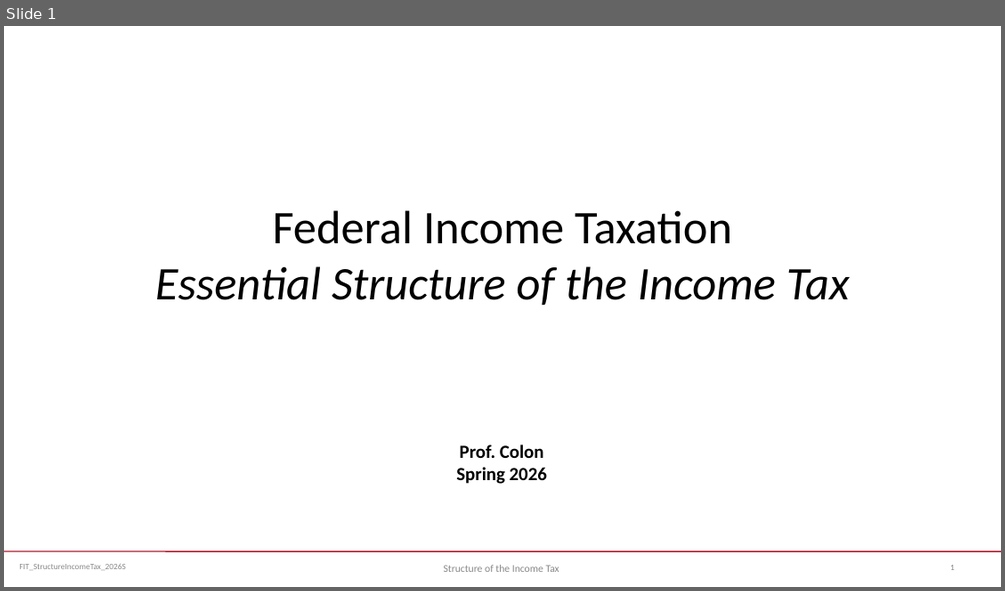
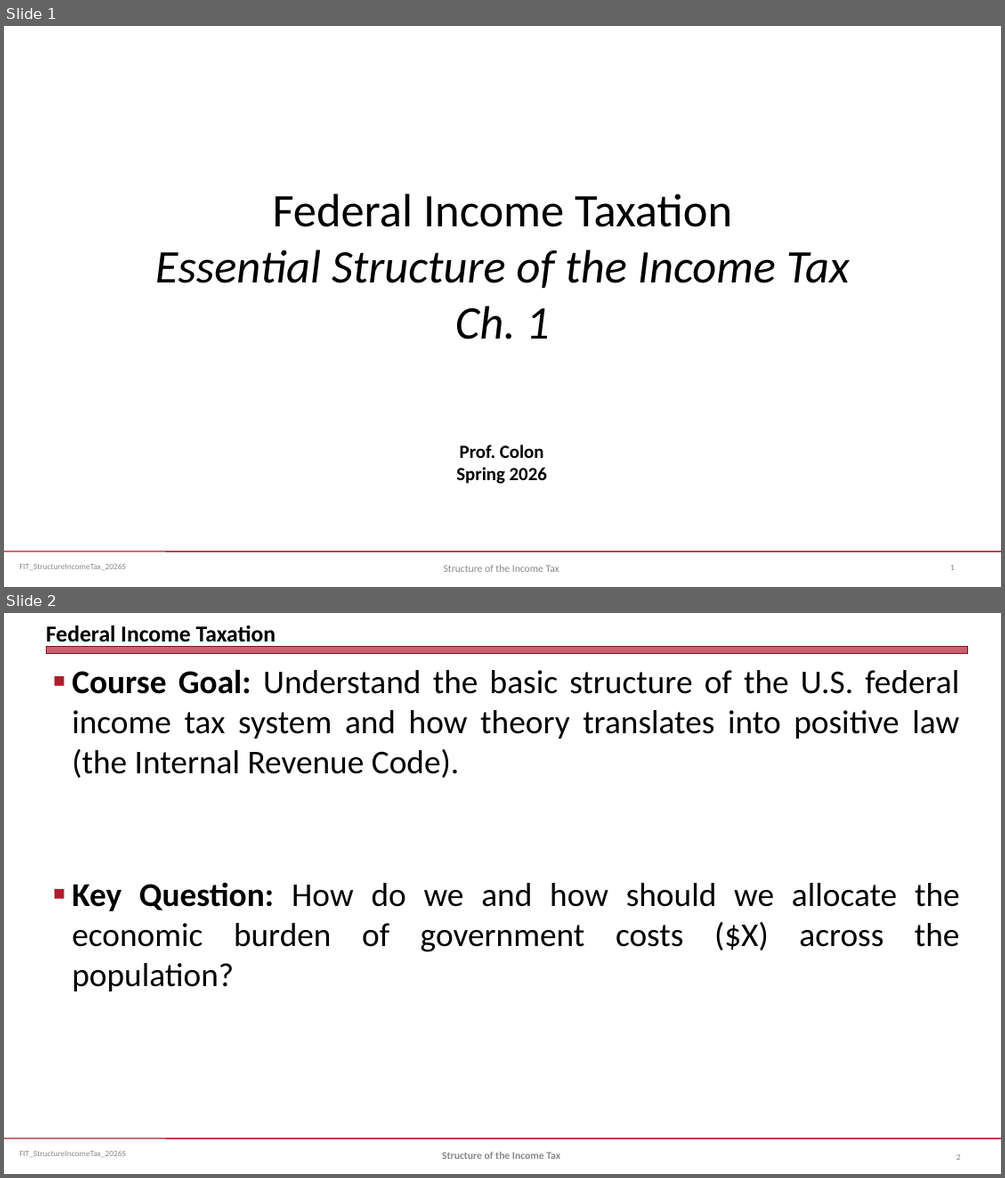
Before and after one commit to jmc877/Fed-Income-Tax, a slide deck: slides/FIT_StructureIncomeTax_2026S.pptx. Shown one above the other, each under a label of ours: slide 1 before the commit, slides 1 and 2 after it. The pictures are 1005x591 and 1005x1178 pixels, drawn with LibreOffice and Linux fonts; fonts in the diff are those of the drawing. Boxes give left, top, right and bottom in pixels: in the first picture for what was removed or moved away, otherwise in the second. Text is boxed around its words. In the diff, an @@ line names an element or a change of style, - is before the commit and + after.

```diff
--- a/slides/FIT_StructureIncomeTax_2026S.pptx
+++ b/slides/FIT_StructureIncomeTax_2026S.pptx
@@ slide 2 added at (4, 613, 1001, 1174), background #FFFFFF; not listed: 2 template elements that a slide beside it also shows @@
@@ title added at (46, 625, 275, 647), 22 pt, text #000000, bold @@
+Federal Income Taxation
@@ rectangle added at (46, 647, 968, 654), fill #B01C2E at 69% opacity, outline #821522 0 pt @@
@@ text added at (72, 669, 960, 991), 32 pt, text #000000 @@
+■ Course Goal: Understand the basic structure of the U.S. federal income tax system and how theory translates into positive law (the Internal Revenue Code).
+■ Key Question: How do we and how should we allocate the economic burden of government costs ($X) across the population?
@@ text added at (442, 1151, 560, 1159), 10 pt, text #898989, bold @@
+Structure of the Income Tax
@@ page number added at (956, 1154, 961, 1159), 8 pt, text #808080 @@
+2
@@ slide 1 changed as well @@
@@ title at (155, 193, 850, 339): text changed @@
-Federal Income Taxation
-Essential Structure of the Income Tax
+Federal Income Taxation
+Essential Structure of the Income Tax
+Ch. 1
```
Also in this commit, not shown: 21 other slides changed, 4 other slides added, 2 other files.
